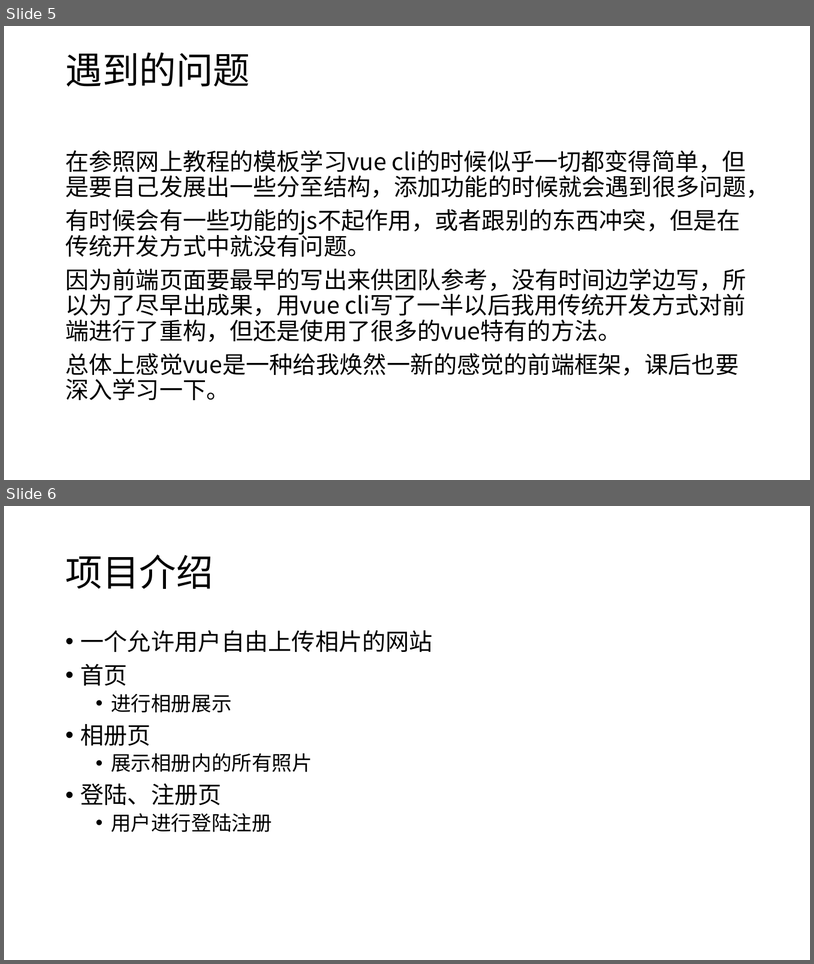
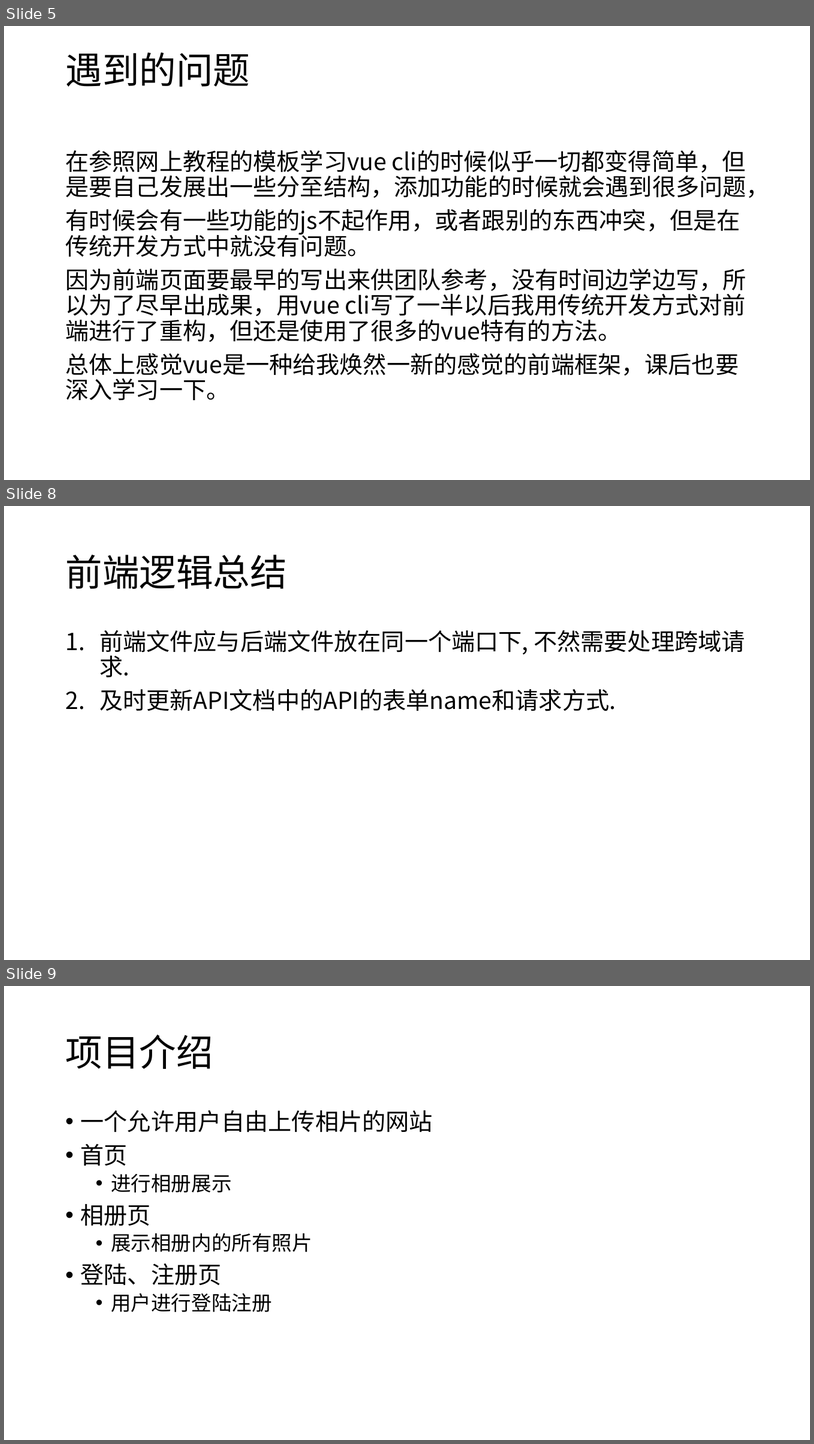
Before and after one commit to daxuliu/softwarelearn, a slide deck: 文档/项目展示-1.pptx. Shown one above the other, each under a label of ours: slides 5 and 6 before the commit, slides 5, 8 and 9 after it; the slides between them are not shown. The pictures are 814x964 and 814x1444 pixels, drawn with LibreOffice and Linux fonts; fonts in the diff are those of the drawing. Boxes give left, top, right and bottom in pixels: in the first picture for what was removed or moved away, otherwise in the second. Text is boxed around its words. In the diff, an @@ line names an element or a change of style, - is before the commit and + after.

Commit message:
前端逻辑已经添加

```diff
--- a/文档/项目展示-1.pptx
+++ b/文档/项目展示-1.pptx
@@ slide 8 added at [4, 506, 810, 960], background #FFFFFF @@
@@ title added at [65, 555, 287, 589], 44 pt, text #000000 @@
+前端逻辑总结
@@ text added at [99, 630, 745, 711], 28 pt, text #000000 @@
+1. 前端文件应与后端文件放在同一个端口下, 不然需要处理跨域请求.
+2. 及时更新API文档中的API的表单name和请求方式.
@@ what was slide 6 is now slide 9 @@
```
Also in this commit, not shown: 2 other slides added.
